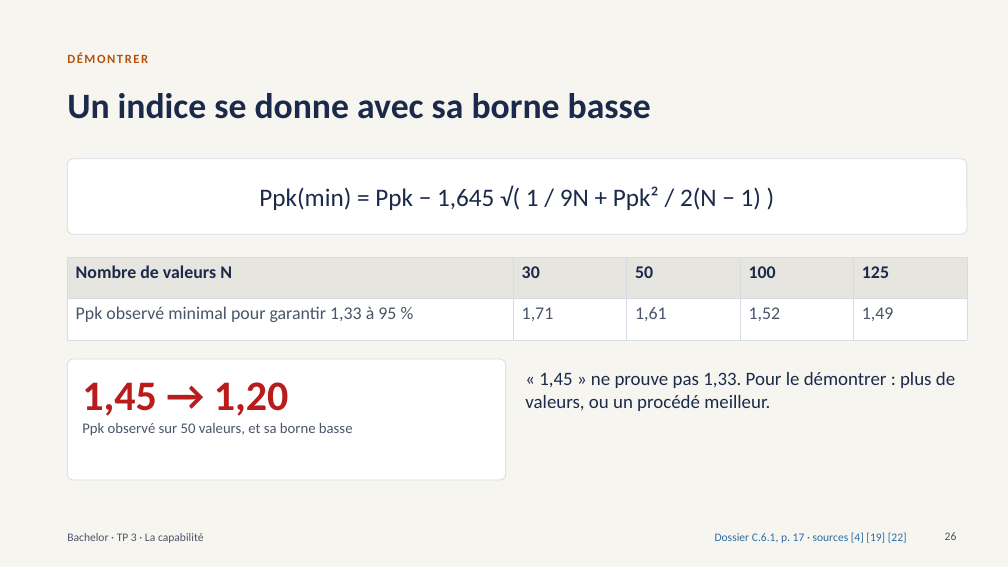
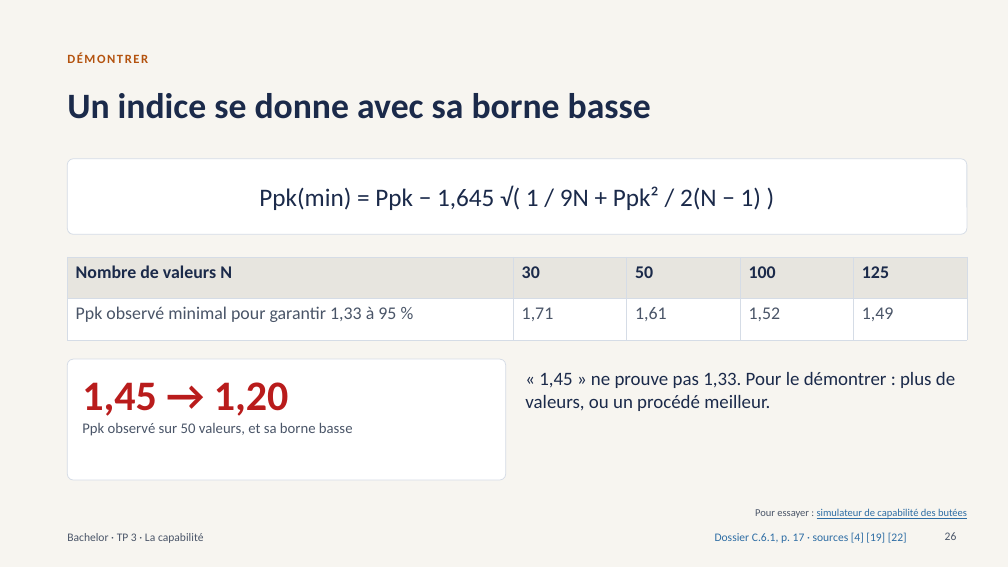
Before and after one commit to sjaubert/000_OI, a slide deck: slide 26 of SPC/Capabilite_SPC_Bachelor.pptx. Drawn at 1008x567 pixels with LibreOffice and Linux fonts; fonts in the diff are those of the drawing. Boxes give left, top, right and bottom in pixels: in the first picture for what was removed or moved away, otherwise in the second. Text is boxed around its words. In the diff, an @@ line names an element or a change of style, - is before the commit and + after.

```diff
--- a/SPC/Capabilite_SPC_Bachelor.pptx
+++ b/SPC/Capabilite_SPC_Bachelor.pptx
@@ text added at <box>755,508,967,519</box>, 10 pt, text #2E6DA4, underline @@
+Pour essayer : simulateur de capabilité des butées
```
Also in this commit, not shown: 8 other slides changed.
